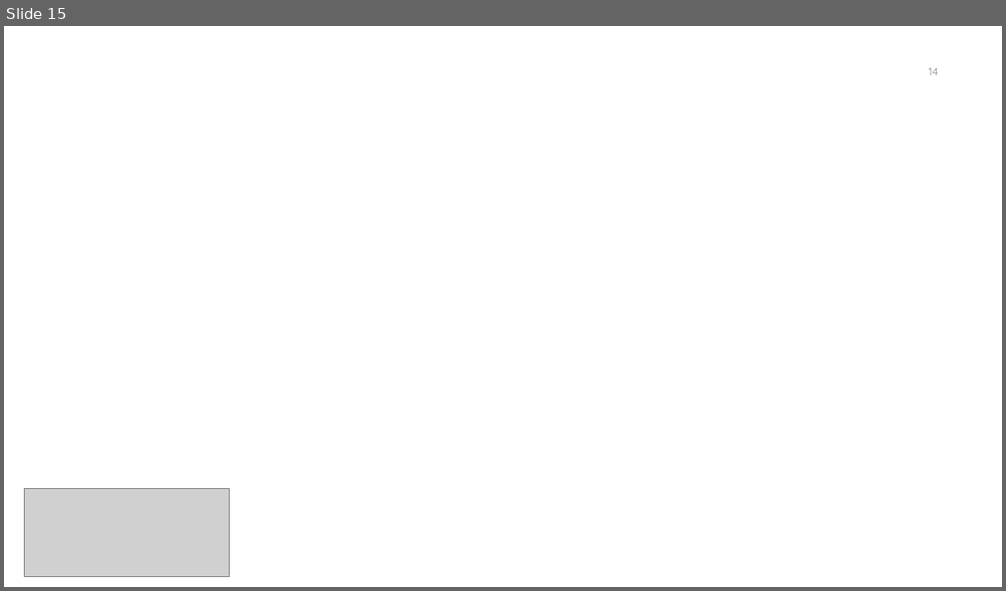
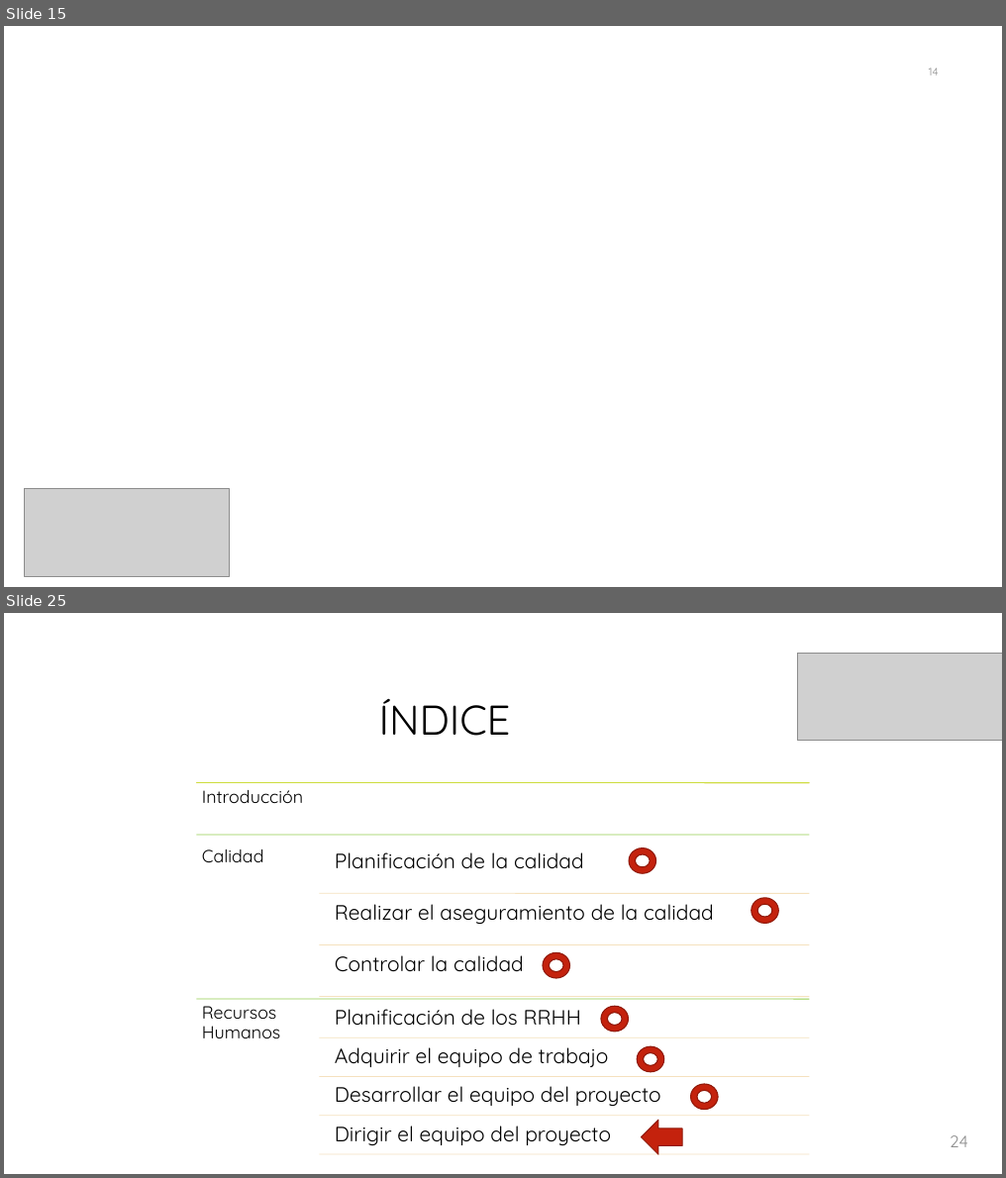
Before and after one commit to galledohm/Gestion_Proyectos, a slide deck: Documentos_generados/3. Gestion de Calidad y RRHH/Presentación3.pptx. Shown one above the other, each under a label of ours: slide 15 before the commit, slides 15 and 25 after it; the slides between them are not shown. The pictures are 1006x591 and 1006x1178 pixels, drawn with LibreOffice and Linux fonts; fonts in the diff are those of the drawing; grey boxes stand for pictures; background and template pictures are left out. Boxes give left, top, right and bottom in pixels: in the first picture for what was removed or moved away, otherwise in the second. Text is boxed around its words. In the diff, an @@ line names an element or a change of style, - is before the commit and + after.

```diff
--- a/Documentos_generados/3. Gestion de Calidad y RRHH/Presentación3.pptx
+++ b/Documentos_generados/3. Gestion de Calidad y RRHH/Presentación3.pptx
@@ slide 25 added at (4, 613, 1002, 1174), background #FFFFFF @@
@@ picture added at (798, 653, 1002, 741) @@
@@ title added at (379, 699, 511, 736), 40 pt, text #000000 @@
+ÍNDICE
@@ line added from (196, 835) to (810, 835), #92CE4A 0.75 pt @@
@@ donut added at (629, 848, 656, 873), fill #C4220D, outline #91190A 1 pt @@
@@ donut added at (751, 898, 778, 924), fill #C4220D, outline #91190A 1 pt @@
@@ donut added at (543, 953, 570, 978), fill #C4220D, outline #91190A 1 pt @@
@@ donut added at (601, 1006, 629, 1032), fill #C4220D, outline #91190A 1 pt @@
@@ donut added at (637, 1048, 663, 1072), fill #C4220D, outline #91190A 1 pt @@
@@ donut added at (690, 1084, 718, 1110), fill #C4220D, outline #91190A 1 pt @@
@@ right arrow added at (642, 1120, 682, 1155), fill #C4220D, outline #91190A 1 pt @@
@@ page number added at (949, 1136, 968, 1148), 16 pt, text #8C8C8C @@
+24
@@ group added at (196, 783, 810, 1155): 10 lines, 10 texts @@
+Introducción
+Calidad
+Planificación de la calidad
+Realizar el aseguramiento de la calidad
+Controlar la calidad
+Recursos Humanos
+Planificación de los RRHH
+Adquirir el equipo de trabajo
+Desarrollar el equipo del proyecto
+Dirigir el equipo del proyecto
```
Also in this commit, not shown: 1 slide changed, 10 other slides added, 1 other file.
